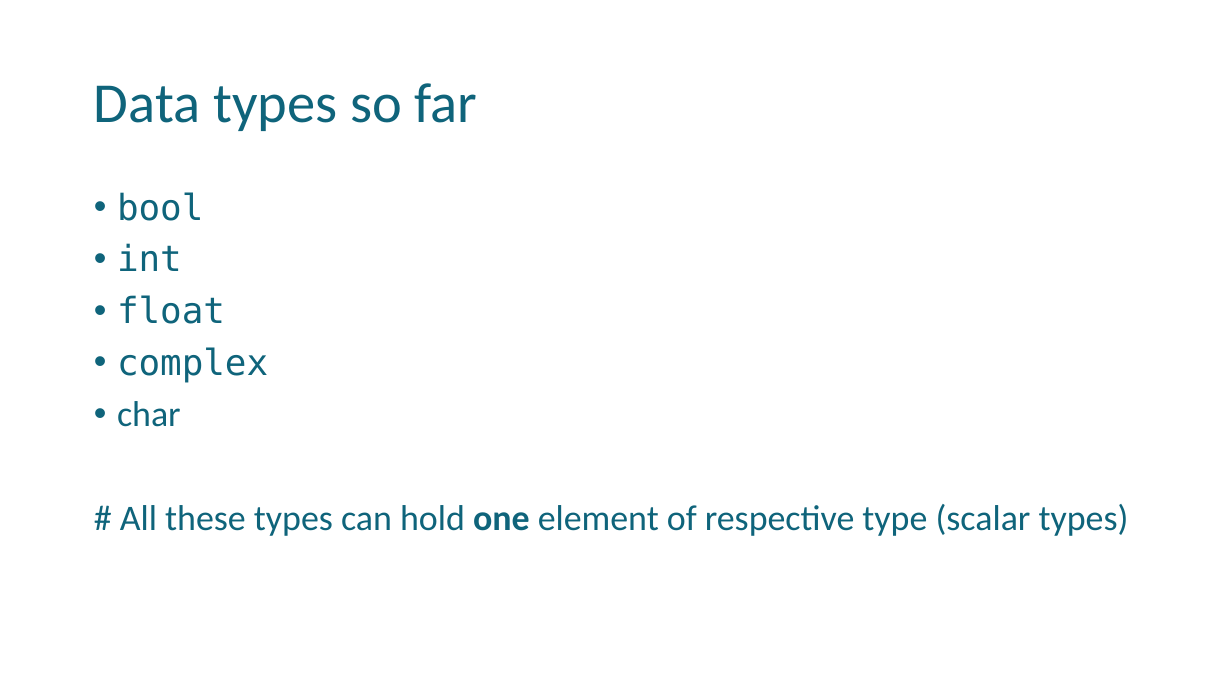
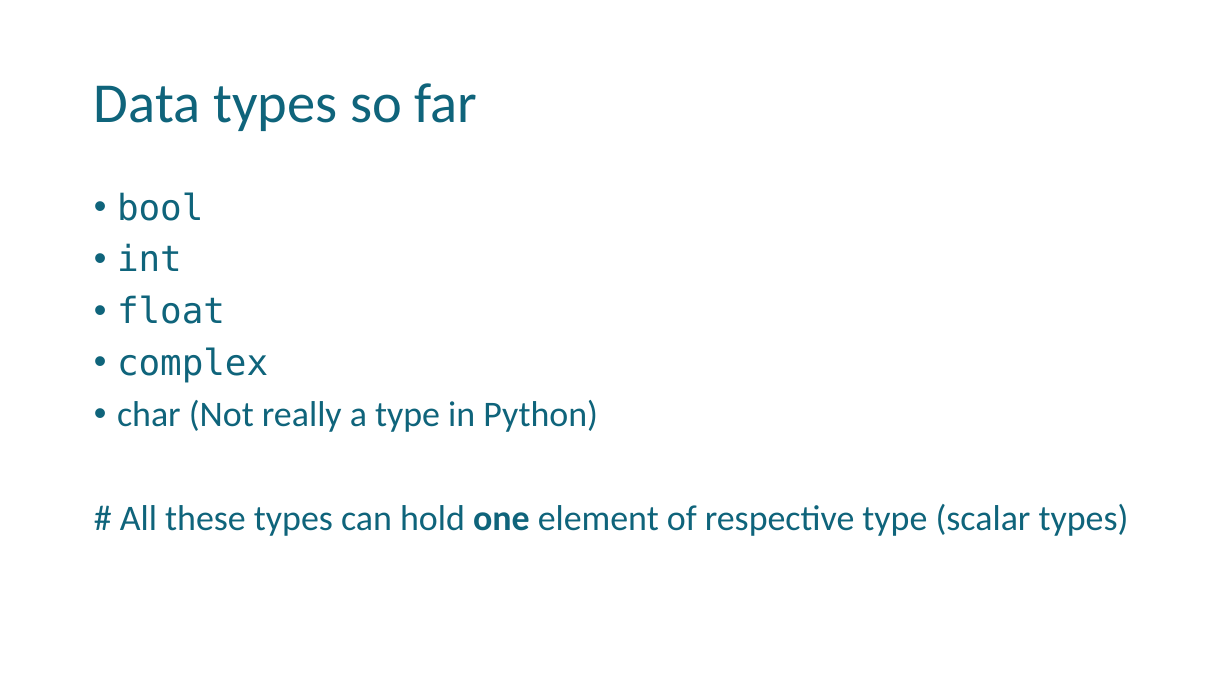
Before and after one commit to uday87j/teach_python, a slide deck: slide 9 of fundamentals/4-Conditionals, Sequence, String.pptx (slide 8 before the commit). Drawn at 1232x693 pixels with LibreOffice and Linux fonts; fonts in the diff are those of the drawing. Boxes give left, top, right and bottom in pixels: in the first picture for what was removed or moved away, otherwise in the second. Text is boxed around its words. In the diff, an @@ line names an element or a change of style, - is before the commit and + after.

```diff
--- a/fundamentals/4-Conditionals, Sequence, String.pptx
+++ b/fundamentals/4-Conditionals, Sequence, String.pptx
@@ text at [117,400,598,432]: text changed @@
-• char
+• char (Not really a type in Python)
```
Also in this commit, not shown: 3 other slides changed, 1 slide added.
